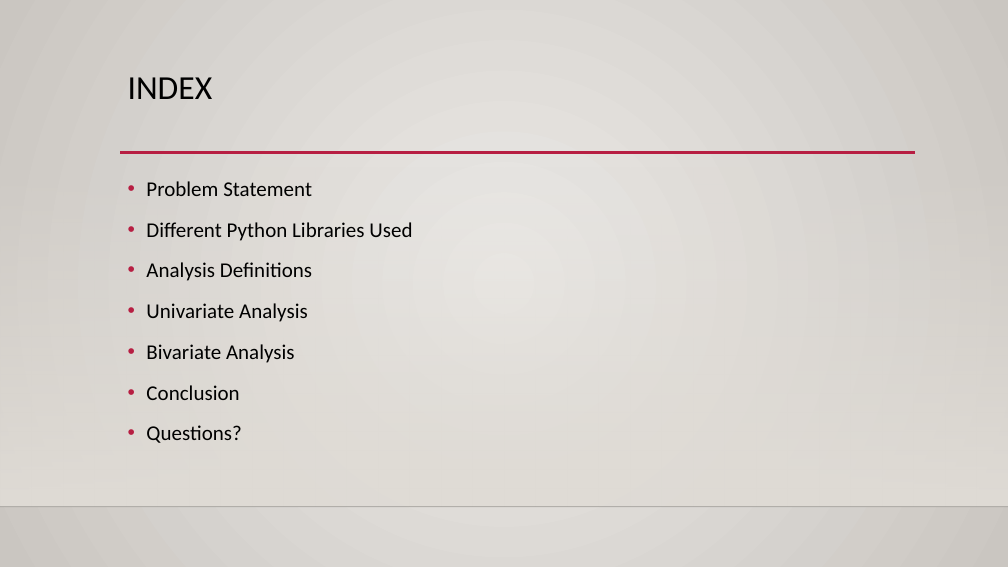
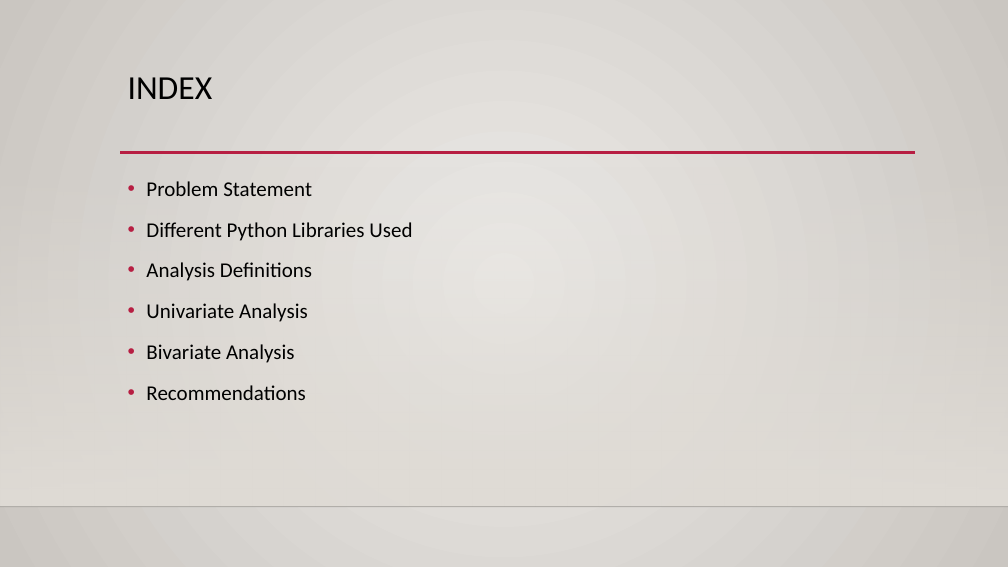
Before and after one commit to jiten-kmar/LendingClubCaseStudy, a slide deck: slide 2 of lending_analysis.pptx. Drawn at 1008x567 pixels with LibreOffice and Linux fonts; fonts in the diff are those of the drawing; background and template pictures are left out. Boxes give left, top, right and bottom in pixels: in the first picture for what was removed or moved away, otherwise in the second. Text is boxed around its words. In the diff, an @@ line names an element or a change of style, - is before the commit and + after.

Commit message:
Add files via upload
Updating presentation

```diff
--- a/lending_analysis.pptx
+++ b/lending_analysis.pptx
@@ text at (146,385,305,400): text changed @@
-• Conclusion
-• Questions?
+• Recommendations
```
Also in this commit, not shown: 2 other slides changed, 7 slides added, 1 slide removed.
